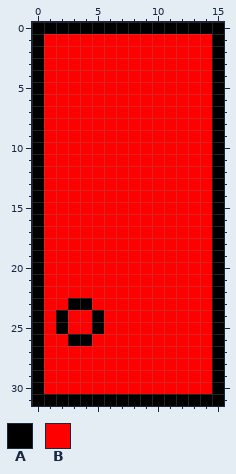
A pixel-art sprite gets an edit: game/images/structures/tempdoor0.png. That is the earlier state.
The file is 16x32 pixels.
Palette (. is transparent): A #000000  B #ff0000
Pixels before, first column x 0:
 0 AAAAAAAAAAAAAAAA
 1 ABBBBBBBBBBBBBBA
 2 ABBBBBBBBBBBBBBA
 3 ABBBBBBBBBBBBBBA
 4 ABBBBBBBBBBBBBBA
 5 ABBBBBBBBBBBBBBA
 6 ABBBBBBBBBBBBBBA
 7 ABBBBBBBBBBBBBBA
 8 ABBBBBBBBBBBBBBA
 9 ABBBBBBBBBBBBBBA
10 ABBBBBBBBBBBBBBA
11 ABBBBBBBBBBBBBBA
12 ABBBBBBBBBBBBBBA
13 ABBBBBBBBBBBBBBA
14 ABBBBBBBBBBBBBBA
15 ABBBBBBBBBBBBBBA
16 ABBBBBBBBBBBBBBA
17 ABBBBBBBBBBBBBBA
18 ABBBBBBBBBBBBBBA
19 ABBBBBBBBBBBBBBA
20 ABBBBBBBBBBBBBBA
21 ABBBBBBBBBBBBBBA
22 ABBBBBBBBBBBBBBA
23 ABBAABBBBBBBBBBA
24 ABABBABBBBBBBBBA
25 ABABBABBBBBBBBBA
26 ABBAABBBBBBBBBBA
27 ABBBBBBBBBBBBBBA
28 ABBBBBBBBBBBBBBA
29 ABBBBBBBBBBBBBBA
30 ABBBBBBBBBBBBBBA
31 AAAAAAAAAAAAAAAA
The same view after the edit:
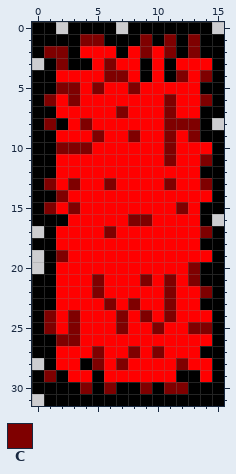
Colours new in this view: C #7f0000
The edit:
y 0: x 2 A -> .; x 7 A -> .; x 15 A -> .
y 1: x 1..14 BBBBBBBBBBBBBB -> AAACCAAACACACA
y 2: x 1..3 BBB -> CCA; x 7 B -> A; x 9 B -> C; x 11..14 BBBB -> CACA
y 3: x 0..4 ABBBB -> .ACAA; x 6 B -> C; x 9 B -> A; x 11 B -> A
y 4: x 1 B -> A; x 6..7 BB -> CC; x 9 B -> A; x 11..12 BB -> AC; x 14 B -> C
y 5: x 1..3 BBB -> ACC; x 5 B -> C; x 8 B -> C; x 14 B -> A
y 6: x 1 B -> C; x 3 B -> C; x 11 B -> C; x 14 B -> C
y 7: x 1 B -> A; x 7 B -> C; x 11 B -> C; x 14 B -> A
y 8: x 1..2 BB -> CA; x 4 B -> C; x 11..15 BBBBA -> CCCA.
y 9: x 1 B -> A; x 5 B -> C; x 8 B -> C; x 11 B -> C; x 13..14 BB -> CA
y 10: x 1..4 BBBB -> ACCC; x 11 B -> C
y 11: x 1 B -> A; x 11 B -> C; x 14 B -> C
y 12: x 1 B -> A; x 14 B -> A
y 13: x 1 B -> C; x 3 B -> C; x 6 B -> C; x 11 B -> C; x 14 B -> C
y 14: x 1..2 BB -> AC
y 15: x 1 B -> C; x 3 B -> C; x 12 B -> C; x 14 B -> A
y 16: x 1..2 BB -> AA; x 8..9 BB -> CC; x 14..15 BA -> A.
y 17: x 0..1 AB -> .A; x 6 B -> C; x 14 B -> C
y 18: x 1 B -> A; x 14 B -> A
y 19: x 0..2 ABB -> .AC
y 20: x 0..1 AB -> .A; x 13..14 BB -> CA
y 21: x 1 B -> A; x 5 B -> C; x 9 B -> C; x 11 B -> C; x 13..14 BB -> CA
y 22: x 1 B -> A; x 5 B -> C; x 11 B -> C; x 14 B -> C
y 23: x 1 B -> A; x 3..4 AA -> BB; x 6 B -> C; x 8 B -> C; x 11 B -> C; x 14 B -> A
y 24: x 1..3 BAB -> CBC; x 5 A -> B; x 7 B -> C; x 9 B -> C; x 11 B -> C
y 25: x 1..3 BAB -> CBC; x 5 A -> B; x 7 B -> C; x 10 B -> C; x 13..14 BB -> CC
y 26: x 1..4 BBAA -> ACCB
y 27: x 1 B -> A; x 5 B -> C; x 8 B -> C; x 10 B -> C; x 14 B -> A
y 28: x 0..1 AB -> .A; x 4..5 BB -> AC; x 7 B -> C; x 12 B -> C
y 29: x 1..2 BB -> CA; x 5 B -> A; x 12..13 BB -> AA
y 30: x 1..14 BBBBBBBBBBBBBB -> AAACACAACACCAA
y 31: x 0 A -> .
Boxes around the changes in both pictures, in picture pixels (x1, y1, x2, y2):
changed: (32, 22, 224, 406)
